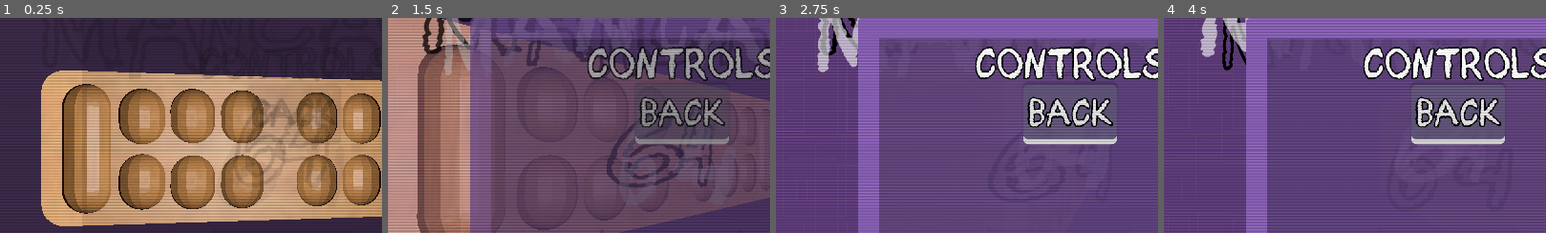
Above: before the commit, frames 1-4 (left to right).
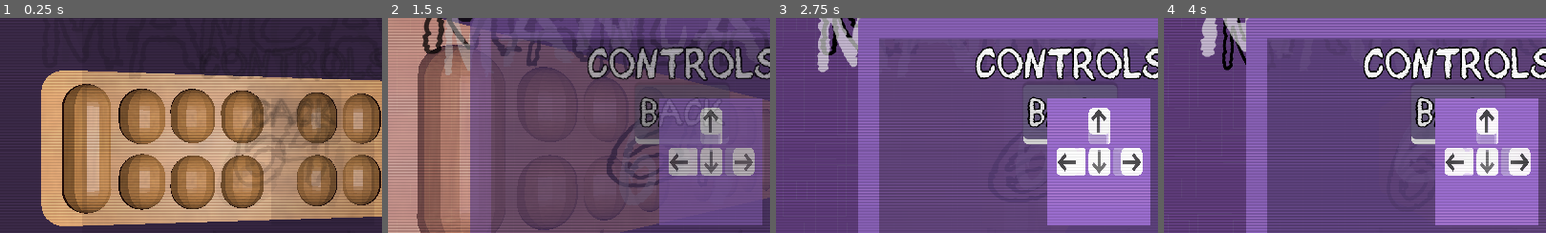
Above: after the commit, the same moments.

Repository: sym-z/3d-mancala
Game: Godot game, scene res://scenes/main_menu.tscn
The game is run twice, just before and just after one commit, with the same random seed, the same clock (stepped at 60 frames per second) and the same inputs.
Inputs:
- Up to frame 1 (0.25 s): no input
- Up to frame 2 (1.5 s): click "PLAY" at 0.5 s; click "PLAY" at 1.25 s
- Up to frame 3 (2.75 s): hold Right (ui_right) from 2.03 s (still down); hold S (slam) from 2.03 s (still down); tap Space (ui_select) at 2.27 s
- Up to frame 4 (4 s): release Right (ui_right) at 2.78 s; release S (slam) at 2.78 s; hold Left (ui_left) 2.78-3.53 s; tap S (slam) at 2.85 s; tap Space (ui_select) at 3.02 s; hold Right (ui_right) from 3.53 s (still down); hold S (slam) from 3.53 s (still down)
The pictures show only the part of the screen within x 14-64%, y 19-69%; the shares and areas given below are measured in that part.

The runs differ from the first frame. In frame 1, 0.2% of the frame differs, in the area x 71-95%, y 44-82%; in frame 2, 16%; in frame 3, 16%, in the area x 71-98%, y 37-97%; in frame 4, 16%.

Commit message:
Update main_menu.tscn

Diff:
--- a/src/scenes/main_menu.tscn
+++ b/src/scenes/main_menu.tscn
@@ -117,6 +117,13 @@
 Button/styles/hover = SubResource("StyleBoxFlat_q6mj1")
 Button/styles/normal = SubResource("StyleBoxFlat_7dv2h")
 Button/styles/pressed = SubResource("StyleBoxFlat_5vu20")
+
+[sub_resource type="ViewportTexture" id="ViewportTexture_qywvv"]
+viewport_path = NodePath("TextureRect2/SubViewport")
+
+[sub_resource type="Environment" id="Environment_qywvv"]
+background_mode = 1
+background_color = Color(0.58448, 0.41339996, 0.78, 1)
 
 [node name="Main Menu" type="Control" unique_id=303553077 node_paths=PackedStringArray("play_btn", "settings_btn", "announcer", "model", "settings_container")]
 layout_mode = 3
@@ -374,8 +381,14 @@
 anchors_preset = 15
 anchor_right = 1.0
 anchor_bottom = 1.0
-grow_horizontal = 2
-grow_vertical = 2
+offset_left = 567.0
+offset_top = 245.0
+offset_right = -431.0
+offset_bottom = -212.0
+grow_horizontal = 2
+grow_vertical = 2
+texture = SubResource("ViewportTexture_qywvv")
+expand_mode = 1
 
 [node name="SubViewport" type="SubViewport" parent="TextureRect2" unique_id=875993635]
 
@@ -397,6 +410,7 @@
 
 [node name="Camera3D" type="Camera3D" parent="TextureRect2/SubViewport" unique_id=1635479807]
 transform = Transform3D(1, 0, 0, 0, 1, 0, 0, 0, 1, -40.132908, 0, 12.419304)
+environment = SubResource("Environment_qywvv")
 
 [node name="DirectionalLight3D" type="DirectionalLight3D" parent="TextureRect2/SubViewport" unique_id=792131772]
 transform = Transform3D(1, 0, 0, 0, 1, 0, 0, 0, 1, -39.97777, 0, 12.774757)
Not shown: 1 places in src/scenes/main_menu.tscn that only renumber resources
